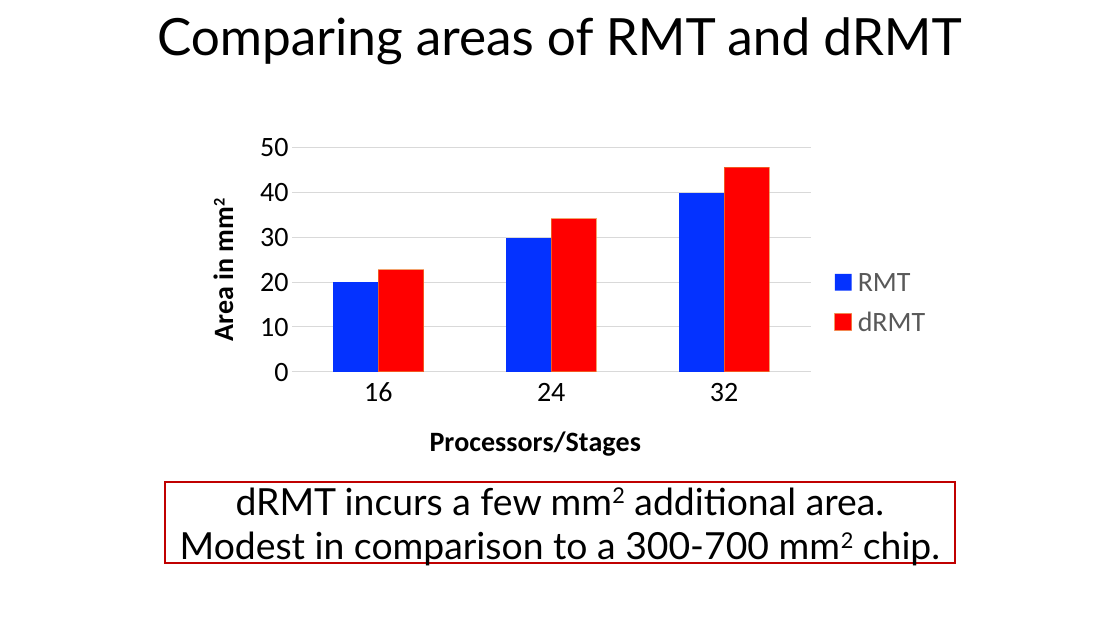
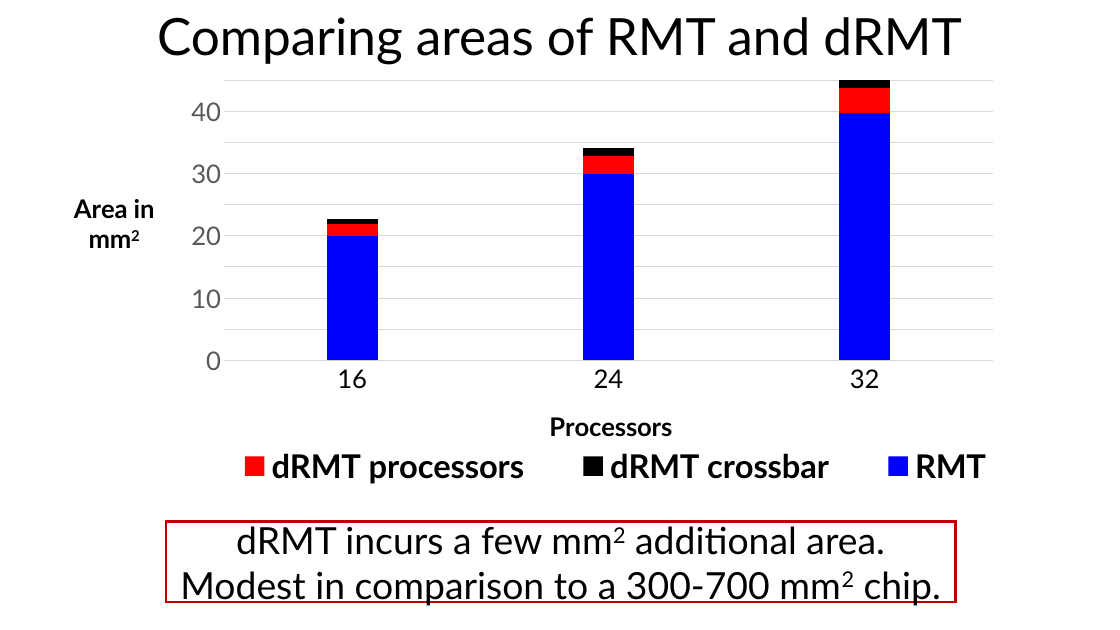
Before and after one commit to anirudhSK/drmt_talk, a slide deck: slide 31 of drmt_sigcomm.pptx. Drawn at 1120x630 pixels with LibreOffice and Linux fonts; fonts in the diff are those of the drawing. Boxes give left, top, right and bottom in pixels: in the first picture for what was removed or moved away, otherwise in the second. Text is boxed around its words. In the diff, an @@ line names an element or a change of style, - is before the commit and + after.

Commit message:
Add chip area chart to slide deck

```diff
--- a/drmt_sigcomm.pptx
+++ b/drmt_sigcomm.pptx
@@ column chart at box(71, 71, 1050, 522) @@
@@ column chart to column stacked chart @@
-RMT: 20, 30, 40
+dRMT processors: 22, 33, 44
@@ colour of dRMT processors #0432FF to #FF0000 @@
-dRMT: 23, 34, 46
+dRMT crossbar: 1, 1, 2
@@ colour of dRMT crossbar #FF0000 to #000000 @@
+Series 3: 0, 0, 0
+Series 4: 0, 0, 0
+RMT: 20, 30, 40
@@ category axis title "Processors/Stages " to "Processors " @@
@@ legend changed @@
@@ category axis changed @@
@@ value axis changed @@
@@ second value axis changed @@
@@ bar spacing changed @@
@@ lettering changed @@
@@ column stacked chart: place and size @@
-column stacked chart at box(187, 124, 942, 482)
+column stacked chart at box(71, 71, 1050, 522)
@@ rectangle "dRMT incurs a few mm2 ...": place and size @@
-rectangle "dRMT incurs a few mm2 ..." at box(165, 482, 954, 563)
+rectangle "dRMT incurs a few mm2 ..." at box(166, 522, 955, 602)
```
Also in this commit, not shown: 1 other file.
